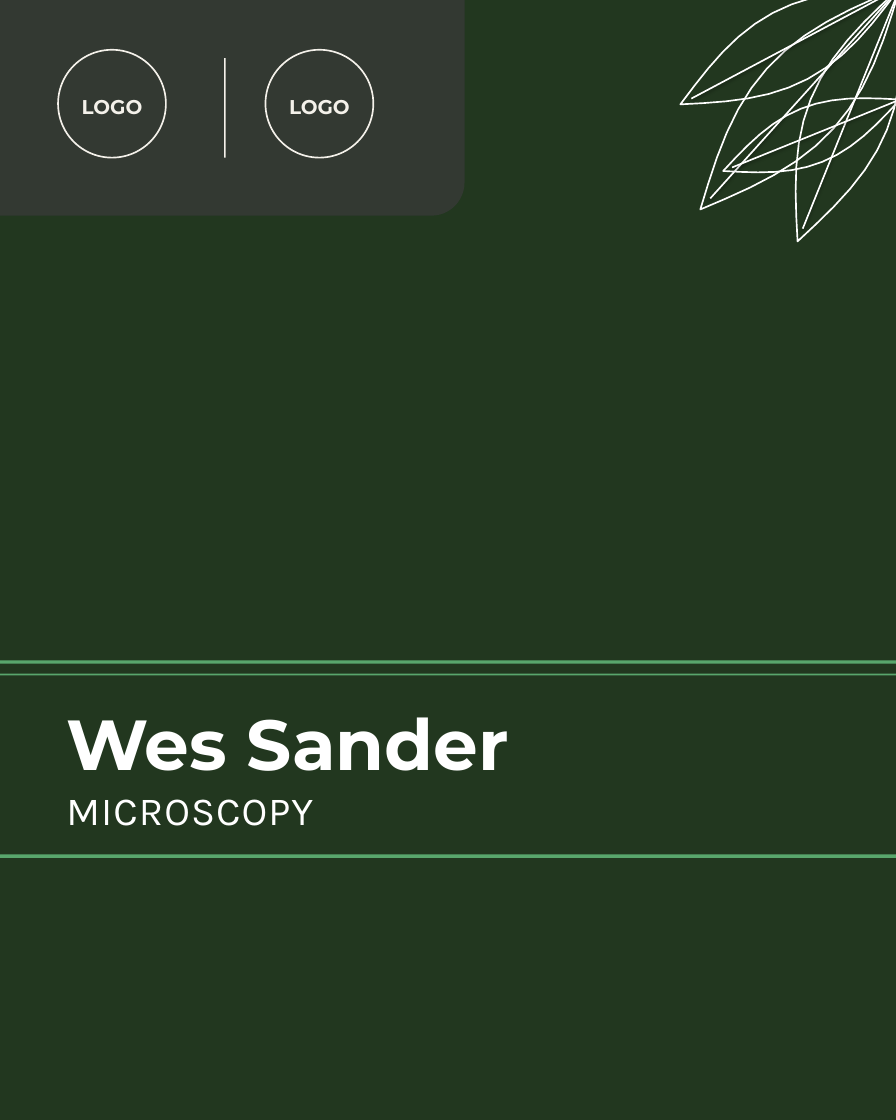
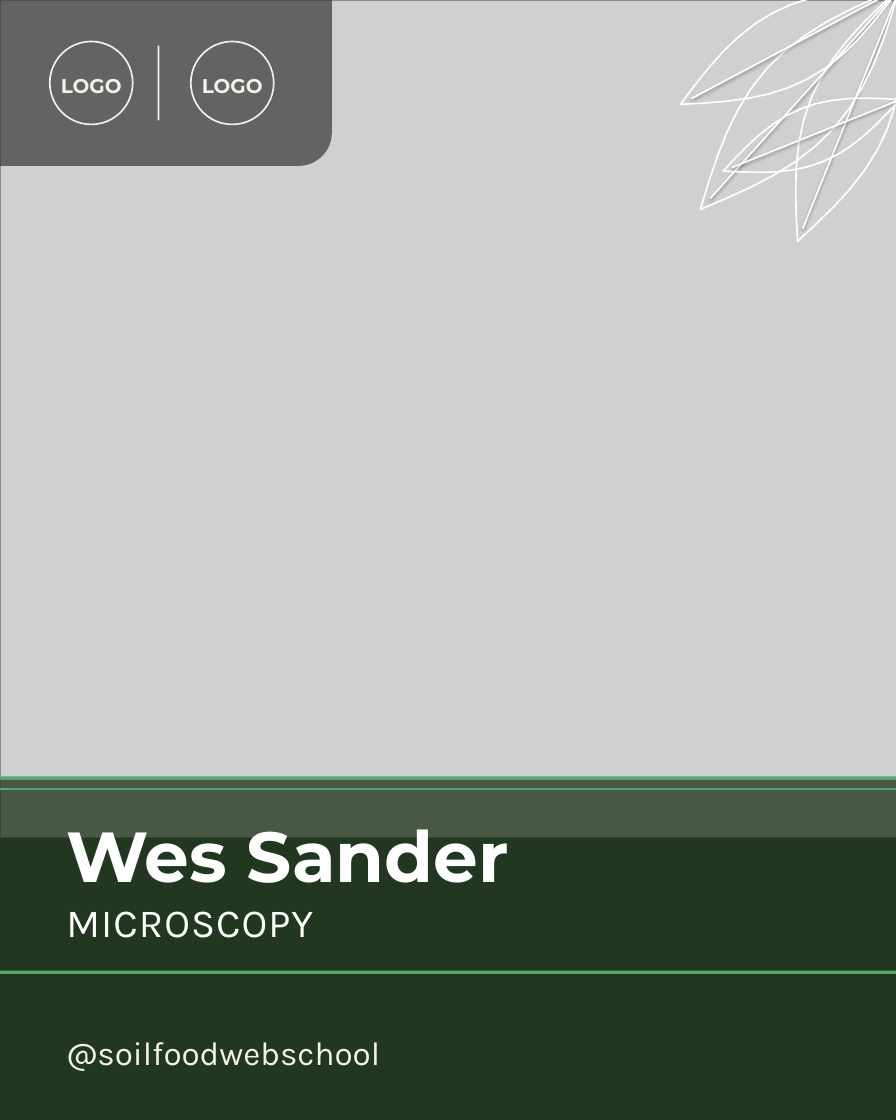
Before and after one commit to linneamoritznyc/SFW-SocialMedia, a slide deck: slide 3 of templates/posts/october/2026-10-05-mon-ig-teachers-day-banner-cards-alt.pptx. Drawn at 896x1120 pixels with LibreOffice and Linux fonts; fonts in the diff are those of the drawing; grey boxes stand for pictures; background and template pictures are left out. Boxes give left, top, right and bottom in pixels: in the first picture for what was removed or moved away, otherwise in the second. Text is boxed around its words. In the diff, an @@ line names an element or a change of style, - is before the commit and + after.

```diff
--- a/templates/posts/october/2026-10-05-mon-ig-teachers-day-banner-cards-alt.pptx
+++ b/templates/posts/october/2026-10-05-mon-ig-teachers-day-banner-cards-alt.pptx
@@ rounded rectangle: place and size @@
-rounded rectangle at (0,0,465,216)
+rounded rectangle at (0,0,332,166)
@@ rounded rectangle at (0,0,332,166): proportions changed @@
@@ picture added at (0,0,896,838) @@
@@ text "LOGO": place and size @@
-text "LOGO" at (82,100,143,114)
+text "LOGO" at (61,79,122,93)
@@ ellipse: place and size @@
-ellipse at (58,49,166,157)
+ellipse at (49,41,132,124)
@@ rectangle: place and size @@
-rectangle at (224,58,225,158)
+rectangle at (158,45,159,120)
@@ text "LOGO": place and size @@
-text "LOGO" at (289,100,350,114)
+text "LOGO" at (202,79,263,93)
@@ ellipse: place and size @@
-ellipse at (265,49,373,157)
+ellipse at (191,41,274,124)
@@ rectangle: place and size @@
-rectangle at (0,674,896,675)
+rectangle at (0,777,896,780)
@@ rectangle: place and size @@
-rectangle at (0,855,896,858)
+rectangle at (0,788,896,790)
@@ rectangle: place and size @@
-rectangle at (0,660,896,663)
+rectangle at (0,780,896,971)
@@ rectangle at (0,780,896,971): fill #59A66C to #22371F at 78% opacity @@
@@ text "Wes Sander": place and size @@
-text "Wes Sander" at (66,717,509,771)
+text "Wes Sander" at (66,829,509,883)
@@ rectangle: place and size @@
-rectangle at (0,663,896,855)
+rectangle at (0,838,896,1120)
@@ rectangle at (0,838,896,1120): fill #22371F at 72% opacity to #22371F @@
@@ text "MICROSCOPY": place and size @@
-text "MICROSCOPY" at (66,799,313,826)
+text "MICROSCOPY" at (66,911,313,938)
@@ rectangle added at (0,971,896,974), fill #59A66C @@
@@ text added at (66,1042,380,1071), 30 pt, text #F4F1EA @@
+@soilfoodwebschool
```
Also in this commit, not shown: 4 other slides changed, 1 other file.
